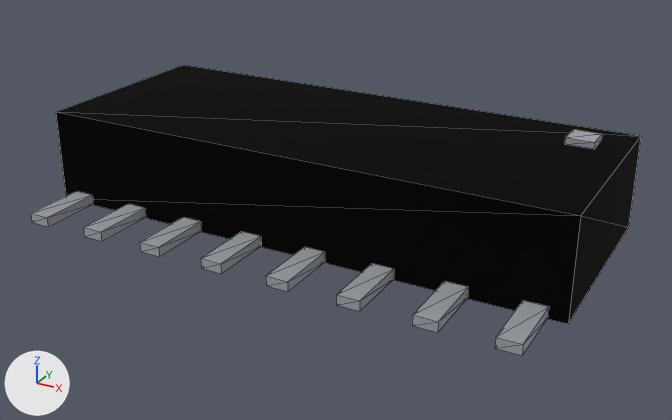
The glTF model parts/ch340g/ch340g.glb: old version first, new version second.
Before and after are seen from a camera (50 mm lens) standing at (0.00771, -0.01408, 0.00708) and looking at (0.00013, -0.0003, 0.00019). The axes (+X, +Y, +Z) are drawn at lower left. The lights are the same throughout. The older version comes first. Mesh edges are drawn as thin lines. Where no turn or scale is listed for an object, it has been applied to the vertices. Vertices at exactly the same position are counted once.
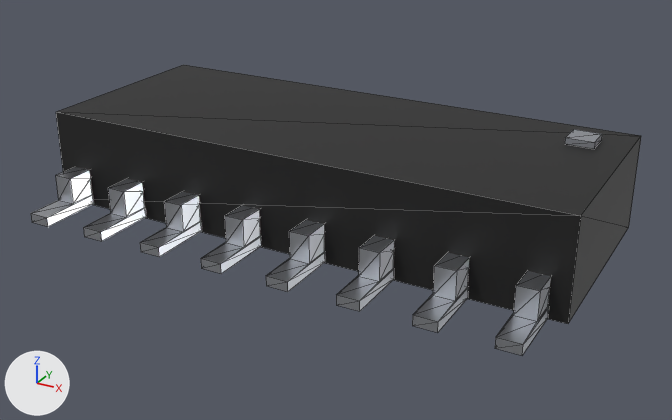
Boxes (x1, y1, x2, y2) around the edits, measured in the pictures (672 x 420 px):
'Mesh_0', surface changed (lighter)
    both: (56, 65, 641, 324)
'Mesh_2', added
    after: (31, 167, 551, 355)
'Mesh_1', recoloured, surface changed, reshaped (light grey to grey, 93% narrower, 91% shorter)
    before: (31, 129, 602, 355)
    after: (565, 129, 602, 148)
part 1 of me_mesh_1, deleted
    before: (31, 191, 549, 355)

Patch to the scene script:
```diff
--- a/parts/ch340g/ch340g.glb.py
+++ b/parts/ch340g/ch340g.glb.py
@@ mat_mat_0 @@
 mat_mat_0.base_color = (0.0103, 0.0103, 0.0103)  # black #1a1a1a
-mat_mat_0.metallic = 1.0
-mat_mat_0.roughness = 1.0
+mat_mat_0.roughness = 0.52
@@ mat_mat_1 @@
 mat_mat_1 = principled_material('mat_1')
-mat_mat_1.base_color = (0.558, 0.578, 0.617)  # light grey #c5c8ce
-mat_mat_1.metallic = 1.0
-mat_mat_1.roughness = 1.0
+mat_mat_1.base_color = (0.254, 0.266, 0.292)  # grey #8a8d93
+mat_mat_1.roughness = 0.52
@@ mat_mat_2 @@
+mat_mat_2 = principled_material('mat_2')
+mat_mat_2.base_color = (0.558, 0.578, 0.617)  # light grey #c5c8ce
+mat_mat_2.metallic = 1.0
+mat_mat_2.roughness = 0.36
@@ me_mesh_1 @@
 # used by ob_mesh_1; location = (0.00415, 0.00115, 0.0018)
-me_mesh_1.from_pydata(...)  # 136 vertices, 204 faces; spans x -0.00879..0.00049, y -0.0043..0.002, z -0.00177..0.00006
+me_mesh_1.from_pydata(...)  # 8 vertices, 12 faces; spans x -0.00025..0.00025, y -0.00025..0.00025, z -0.00006..0.00006
+# me_mesh_1 part 1: 16 loose pieces with 128 vertices, spanning x -0.00879..0.00049, y -0.0043..0.002, z -0.00177..-0.00159, are deleted
 me_mesh_1.materials.append(mat_mat_1)
@@ me_mesh_2 @@
+me_mesh_2.from_pydata(...)  # 320 vertices, 576 faces; spans x -0.00465..0.00465, y -0.00315..0.00315, z 0.00003..0.00071
+me_mesh_2.materials.append(mat_mat_2)  # light grey #c5c8ce
@@ ob_mesh_2 @@
+ob_mesh_2 = bpy.data.objects.new('Mesh_2', me_mesh_2)
+ob_mesh_2.location = (0.0, 0.0, 0.0)
```
